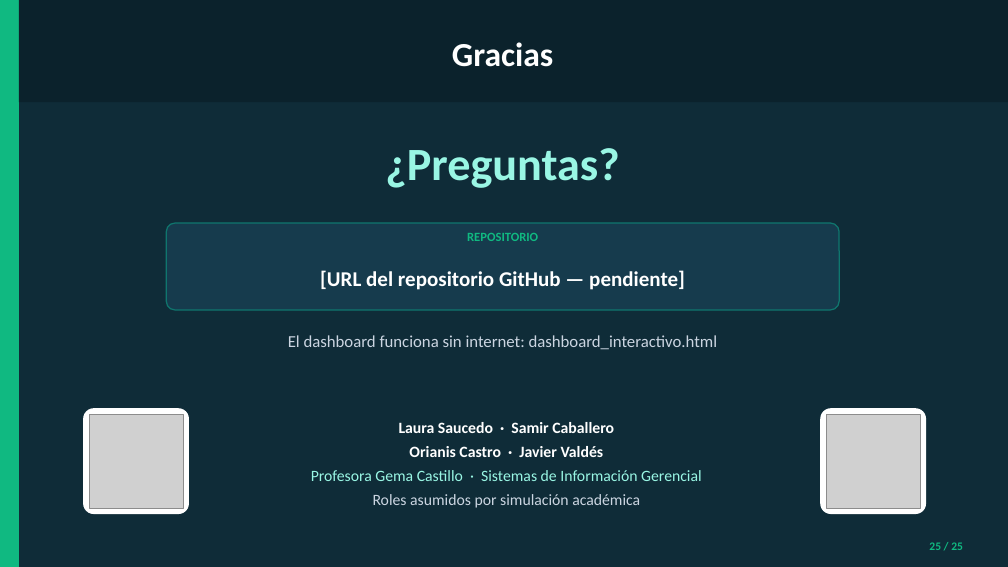
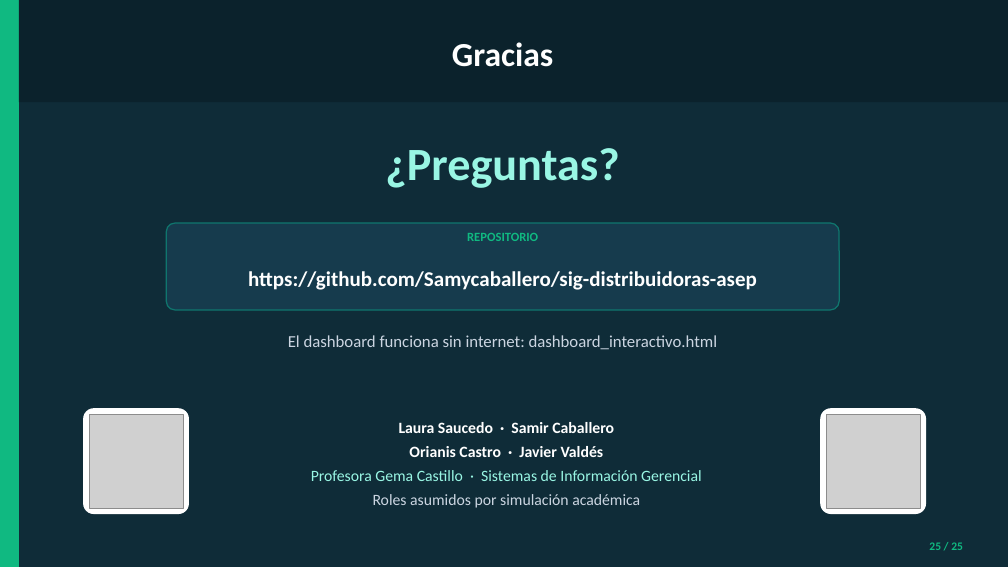
Before and after one commit to Samycaballero/sig-distribuidoras-asep, a slide deck: slide 25 of presentacion/Presentacion_SIG_Distribuidoras_ASEP.pptx. Drawn at 1008x567 pixels with LibreOffice and Linux fonts; fonts in the diff are those of the drawing; grey boxes stand for pictures. Boxes give left, top, right and bottom in pixels: in the first picture for what was removed or moved away, otherwise in the second. Text is boxed around its words. In the diff, an @@ line names an element or a change of style, - is before the commit and + after.

```diff
--- a/presentacion/Presentacion_SIG_Distribuidoras_ASEP.pptx
+++ b/presentacion/Presentacion_SIG_Distribuidoras_ASEP.pptx
@@ text at bbox=[248, 271, 757, 290]: text changed @@
-[URL del repositorio GitHub — pendiente]
+https://github.com/Samycaballero/sig-distribuidoras-asep
```
